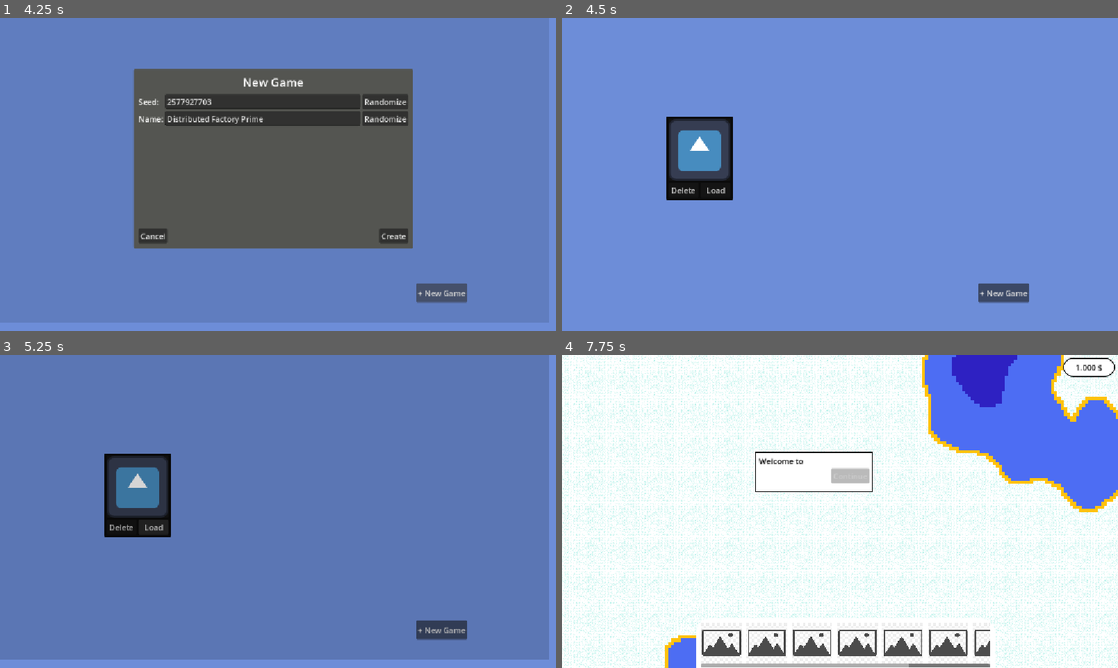
Above: before the commit, frames 1-4 (two rows, left to right).
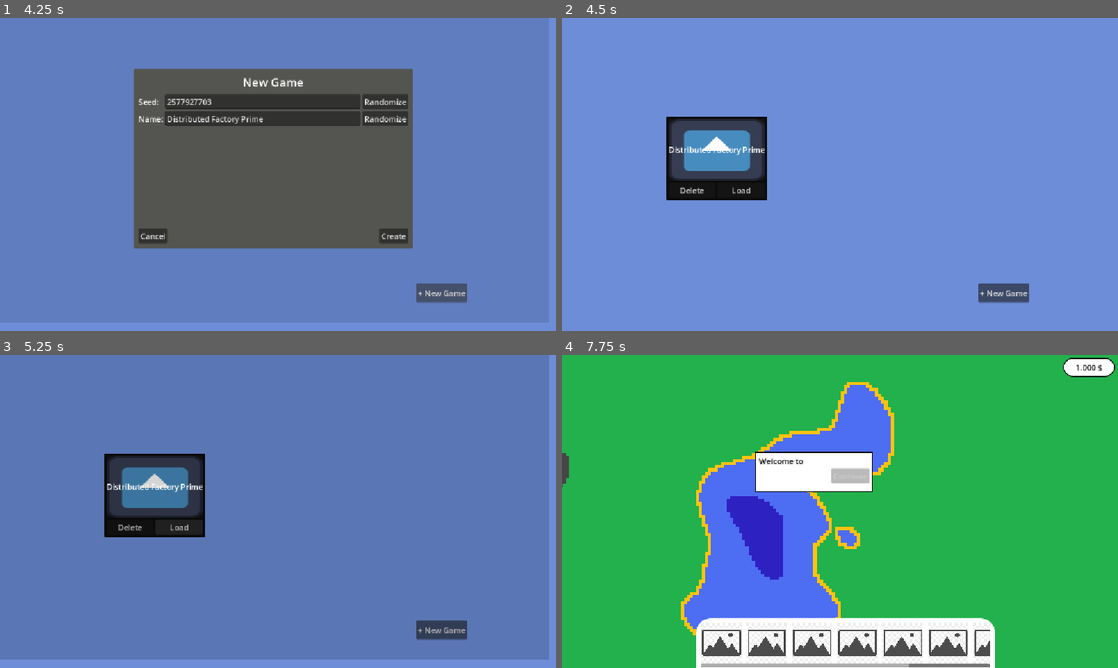
Above: after the commit, the same moments.

Repository: Nils1024/restock
Game: Godot game, scene res://assets/scenes/menus/main_menu.tscn
Two runs of this game, one before a commit and one after it. Both use one fixed random seed, a clock stepped at 60 frames per second and the inputs below. The engine's default icon, where the game draws it, is replaced by a stand-in: a white triangle on a blue panel in a dark square.
Inputs (mouse positions are in pixels of both pictures, inside the frame that each line leads up to):
- Up to frame 1 (4.25 s): click "Play" at 0.5 s; click "Play" at 1.25 s; tap Enter (ui_accept) at 2, 2.27 s; move the mouse to (400, 158) at 2.02 s; hold Right 2.03-2.75 s; hold Mouse wheel down (zoom_in) 2.03-2.75 s; click (400, 158) at 2.17 s; drag from (166, 190) to (250, 237) at 2.77 s; click "+ New Game" at 3.5 s
- Up to frame 2 (4.5 s): click "Create" at 4.25 s
- Up to frame 3 (5.25 s): click "Load" at 5 s
- Up to frame 4 (7.75 s): click "+ New Game" at 5.75 s; tap Enter (ui_accept) at 6.5 s; move the mouse to (895, 442) at 6.52 s; hold Right 6.53-7.25 s; tap Alt at 6.6 s; drag from (812, 574) to (673, 464) at 7.27 s

Frame 1 is identical in both runs. In frame 2, 2.5% of the frame differs, in the area x 19-37%, y 31-59%; in frame 3, 2.5%; in frame 4, 88%, in the area x 0-100%, y 0-100%.

Commit message:
Save data is passed to the game and auto saves

Diff:
--- a/assets/scripts/common/Const.gd
+++ b/assets/scripts/common/Const.gd
@@ -10,6 +10,7 @@
 class Save:
 	const SAVE_FILE: String = "user://savegames.cfg"
 	const SECTION_PREFIX = "SaveSlot_"
+	const AUTO_SAVE_PERIOD_IN_SEC = 180
 
 class Languages:
 	const ENGLISH: String = "en"
--- a/assets/scripts/game/NoiseManager.gd
+++ b/assets/scripts/game/NoiseManager.gd
@@ -6,14 +6,11 @@
 var temperature: Noise
 var humidity: Noise
 
-# Called when the node enters the scene tree for the first time.
-func _ready() -> void:
-	randomize()
-	var base_seed: int = randi()
-
+func initialize(base_seed: int) -> void:
 	elevation = _create_noise(base_seed, 0.05, 4)
 	temperature = _create_noise(base_seed + 1, 0.02, 3)
 	humidity = _create_noise(base_seed + 2, 0.025, 3)
+
 
 func _create_noise(noise_seed: int, frequency: float, octaves: int) -> Noise:
 	var noise: Noise = FastNoiseLite.new()
@@ -27,11 +24,14 @@
 
 	return noise
 
+
 func get_elevation(x: float, y: float) -> float:
 	return elevation.get_noise_2d(x * 0.08, y * 0.08)
+
 
 func get_temperature(x: float, y: float) -> float:
 	return temperature.get_noise_2d(x * 0.01, y * 0.01)
 
+
 func get_humidity(x: float, y: float) -> float:
 	return humidity.get_noise_2d(x * 0.01, y * 0.01)
--- a/assets/scripts/game/game.gd
+++ b/assets/scripts/game/game.gd
@@ -1,16 +1,36 @@
 extends Node2D
+
+class_name Game
 
 @onready var cam = $Camera2D
 @onready var tilemap = $Ground
 @onready var world_manager: WorldManager = $WorldManager
 
+var data: GameSaveData
 var _last_center: Vector2i = Vector2i.ZERO
 var _last_zoom: float = 0.0
+var _save_timer: Timer = Timer.new()
+
+func _enter_tree() -> void:
+	if data == null:
+		push_error("Data is null. Set it before adding this object to the SceneTree")
+		queue_free()
+
 
 # Called when the node enters the scene tree for the first time.
 func _ready() -> void:
+	print(data.to_dict())
+
+	world_manager.noise.initialize(data.generation_seed)
+	_save_timer.wait_time = Const.Save.AUTO_SAVE_PERIOD_IN_SEC
+	_save_timer.one_shot = false
+	_save_timer.timeout.connect(_on_save_timer_timeout)
+	add_child(_save_timer)
+	_save_timer.start()
 	cam.update_bounds()
+
 	$FadeTransition/AnimationPlayer.play("Fade_out")
+
 
 # Called every frame. 'delta' is the elapsed time since the previous frame.
 func _process(_delta: float) -> void:
@@ -25,6 +45,7 @@
 		_last_zoom = cam.zoom.x
 		cam.update_bounds()
 
+
 func _unhandled_input (event: InputEvent) -> void:
 	# Ingame menu
 	if Input.is_action_just_pressed("esc"):
@@ -34,3 +55,13 @@
 		return
 
 	cam.handle_input(event)
+
+
+func _exit_tree() -> void:
+	_save_timer.stop()
+	_on_save_timer_timeout()
+
+
+func _on_save_timer_timeout() -> void:
+	print("Game saved")
+	DataService.update(data.id, data)
--- a/assets/scripts/services/DataService/DataService.gd
+++ b/assets/scripts/services/DataService/DataService.gd
@@ -11,7 +11,7 @@
 	return "%s%d" % [Const.Save.SECTION_PREFIX, save_id]
 
 
-func create(	save_id: int, data: GameSaveData) -> Error:
+func create(save_id: int, data: GameSaveData) -> Error:
 	var section: String = _get_section(save_id)
 
 	if _saveFile.has_section(section):
--- a/assets/scripts/services/DataService/GameSaveData.gd
+++ b/assets/scripts/services/DataService/GameSaveData.gd
@@ -1,6 +1,6 @@
 class_name GameSaveData
 
-var uuid = 123
+var id = 0
 var generation_seed: int = 0
 var name: String = ""
 var money: int = 1000
@@ -8,10 +8,14 @@
 
 func to_dict() -> Dictionary:
 	return {
-		"seed": generation_seed
+		"id": id,
+		"seed": generation_seed,
+		"name": name
 	}
 
 static func from_dict(dict: Dictionary) -> GameSaveData:
 	var data = GameSaveData.new()
+	data.id = dict.get("id", 0)
 	data.generation_seed = dict.get("seed", 123456789)
+	data.name = dict.get("name", "Unnamed")
 	return data
--- a/assets/scripts/ui/save_card.gd
+++ b/assets/scripts/ui/save_card.gd
@@ -2,22 +2,18 @@
 
 class_name SaveCard
 
-signal card_pressed
+signal load_pressed
 signal delete_pressed
 
 var _save_id: int
 
-# Called when the node enters the scene tree for the first time.
-func _ready() -> void:
-	$MarginContainer/VBoxContainer/Control/Label.text = get_meta("Text", "Save")
-
-
-func setup(save_id: int):
+func setup(save_id: int, text: String):
 	_save_id = save_id
+	$MarginContainer/VBoxContainer/Control/Label.text = text
 
 
 func _on_save_button_pressed() -> void:
-	emit_signal("card_pressed", _save_id)
+	emit_signal("load_pressed", _save_id)
 
 
 func _on_delete_button_pressed() -> void:
--- a/assets/scripts/ui/save_selection_menu.gd
+++ b/assets/scripts/ui/save_selection_menu.gd
@@ -13,6 +13,7 @@
 @onready var saveCardContainer = $ScrollContainer/SaveCardContainer
 
 var current_button_type = null
+var data: GameSaveData = null
 
 # Called when the node enters the scene tree for the first time.
 func _ready() -> void:
@@ -41,11 +42,16 @@
 func _on_timer_timeout() -> void:
 	match current_button_type:
 		ButtonType.SAVE_1:
-			get_tree().change_scene_to_file("res://assets/scenes/game.tscn")
-
+			var scene: PackedScene = load("res://assets/scenes/game.tscn")
+			var instance: Game = scene.instantiate()
+			instance.data = data
+			get_tree().root.add_child(instance)
+			get_tree().current_scene.queue_free()
+			get_tree().current_scene = instance
 
 func _on_save_card_card_pressed(save_id: int) -> void:
 	current_button_type = ButtonType.SAVE_1
+	data = DataService.load_save(save_id)
 	start_fade_in_transition()
 
 
@@ -92,20 +98,22 @@
 
 func _on_create_new_game_pressed() -> void:
 	var save = GameSaveData.new()
+	save.id = 0
 	save.generation_seed = int(seedEdit.text)
 	save.name = nameEdit.text
-	DataService.create(0, save)
+	DataService.create(save.id, save)
 	_on_cancel_new_game_pressed()
 	_update_savecards()
 
+
 func _update_savecards() -> void:
-	for 	child in saveCardContainer.get_children():
+	for child in saveCardContainer.get_children():
 		child.queue_free()
 
 	for save in DataService.get_all():
-		print(save)
+		print(save.to_dict())
 		var card: SaveCard = saveCard.instantiate()
-		card.setup(0)
-		card.card_pressed.connect(_on_save_card_card_pressed)
+		card.setup(save.id, save.name)
+		card.load_pressed.connect(_on_save_card_card_pressed)
 		card.delete_pressed.connect(_on_save_card_delete_pressed)
 		saveCardContainer.add_child(card)
